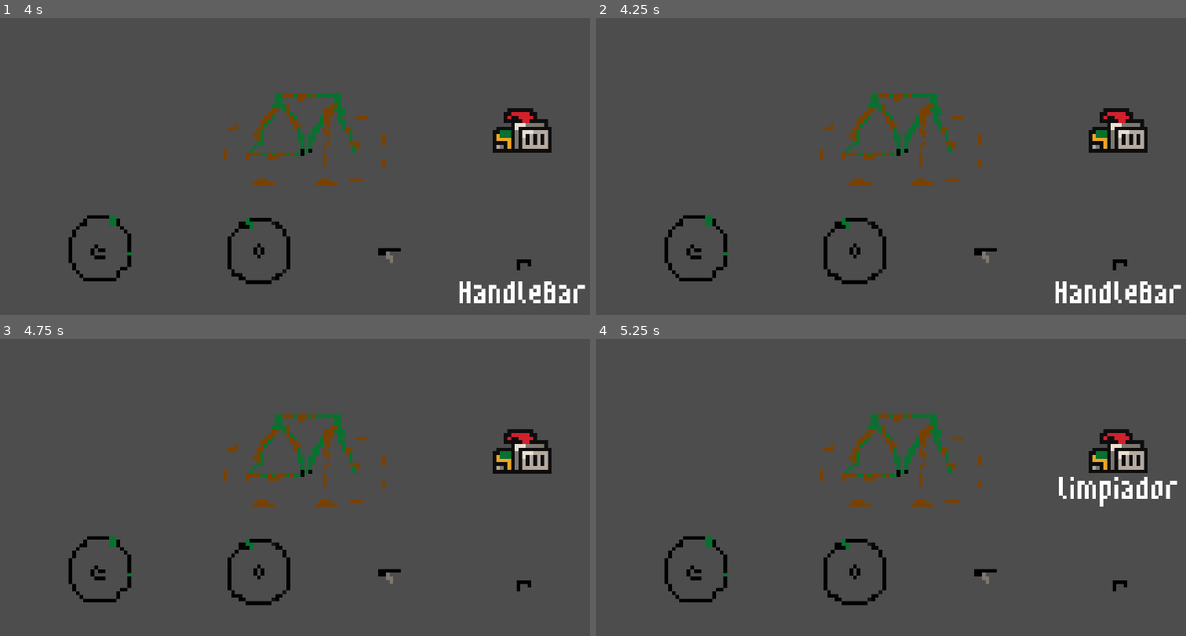
Above: before the commit, frames 1-4 (two rows, left to right).
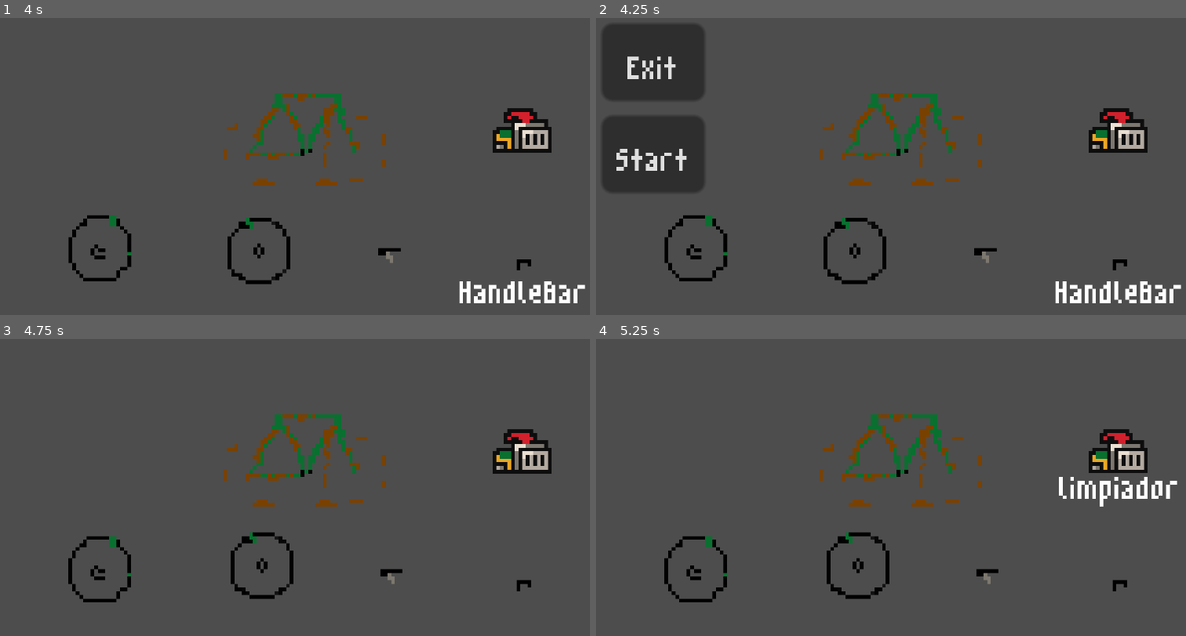
Above: after the commit, the same moments.

Repository: javierrcalvete/bikeShop
Game: Godot game, scene res://scenes/game.tscn
The game is run twice, just before and just after one commit, with the same random seed, the same clock (stepped at 60 frames per second) and the same inputs.
Inputs (mouse positions are in pixels of both pictures, inside the frame that each line leads up to):
- Up to frame 1 (4 s): tap Enter at 0.5, 2, 3.5 s; move the mouse to (306, 142) at 0.52 s; click (306, 142) at 0.6 s; tap Space at 1.25, 2.75 s; move the mouse to (259, 243) at 1.27 s; click (259, 243) at 1.35 s; move the mouse to (389, 255) at 2.02 s; click (389, 255) at 2.1 s; move the mouse to (100, 249) at 2.77 s; click (100, 249) at 2.85 s; move the mouse to (525, 261) at 3.52 s; click (525, 261) at 3.6 s
- Up to frame 2 (4.25 s): tap Escape (ui_cancel) at 4.15 s
- Up to frame 3 (4.75 s): click (59, 475) at 4.25 s, where only the run after the commit has a clickable "Start"
- Up to frame 4 (5.25 s): tap Space at 5 s; move the mouse to (1121, 454) at 5.02 s; click (1121, 454) at 5.1 s

Frame 1 is identical in both runs. In frame 2, 8.7% of the frame differs, in the area x 1-19%, y 2-59%; in frame 3, 1.0%; in frame 4, 1.0%.

Commit message:
adde menu buttons/functionalioty

Diff:
--- a/project.godot
+++ b/project.godot
@@ -27,6 +27,11 @@
 "events": [Object(InputEventMouseButton,"resource_local_to_scene":false,"resource_name":"","device":-1,"window_id":0,"a …(253 unchanged characters)…
 ]
 }
+esc={
+"deadzone": 0.5,
+"events": [Object(InputEventKey,"resource_local_to_scene":false,"resource_name":"","device":0,"window_id":0,"alt_pressed":false,"shift_pressed":false,"ctrl_pressed":false,"meta_pressed":false,"pressed":false,"keycode":0,"physical_keycode":4194305,"key_label":0,"unicode":0,"echo":false,"script":null)
+]
+}
 
 [rendering]
 
--- a/scenes/game.tscn
+++ b/scenes/game.tscn
@@ -9,6 +9,7 @@
 [ext_resource type="PackedScene" uid="uid://thgdbl2vee32" path="res://scenes/wheel_front.tscn" id="6_nioxd"]
 [ext_resource type="PackedScene" uid="uid://bfx0sv6gnd8gi" path="res://scenes/wheel_back.tscn" id="7_law5b"]
 [ext_resource type="PackedScene" uid="uid://1yf4shhohi5e" path="res://scenes/handlebar.tscn" id="8_adx2t"]
+[ext_resource type="PackedScene" uid="uid://csh7fkpmwk1x5" path="res://scenes/menu.tscn" id="10_542sw"]
 
 [node name="Game" type="Node2D"]
 
@@ -23,6 +24,12 @@
 offset_bottom = -17.0
 theme_override_fonts/font = ExtResource("2_rifxf")
 theme_override_font_sizes/font_size = 16
+
+[node name="Menu" parent="GameManager" instance=ExtResource("10_542sw")]
+offset_left = -83.0
+offset_top = -32.0
+offset_right = -83.0
+offset_bottom = -32.0
 
 [node name="Camera2D" type="Camera2D" parent="."]
 zoom = Vector2(11.3, 11.3)
--- /dev/null
+++ b/scenes/menu.tscn
@@ -0,0 +1,37 @@
+[gd_scene load_steps=3 format=3 uid="uid://csh7fkpmwk1x5"]
+
+[ext_resource type="Script" path="res://scripts/Menu.gd" id="1_j5lqq"]
+[ext_resource type="FontFile" uid="uid://c70hnm5dg2vpn" path="res://assets/m3x6.ttf" id="2_5so1w"]
+
+[node name="Menu" type="Control"]
+layout_mode = 3
+anchors_preset = 15
+anchor_right = 1.0
+anchor_bottom = 1.0
+grow_horizontal = 2
+grow_vertical = 2
+script = ExtResource("1_j5lqq")
+
+[node name="MarginContainer" type="MarginContainer" parent="."]
+layout_mode = 0
+offset_right = 28.0
+offset_bottom = 46.0
+
+[node name="VBoxContainer" type="VBoxContainer" parent="MarginContainer"]
+layout_mode = 2
+
+[node name="Exit" type="Button" parent="MarginContainer/VBoxContainer"]
+layout_mode = 2
+theme_override_fonts/font = ExtResource("2_5so1w")
+theme_override_font_sizes/font_size = 16
+text = "Exit"
+
+[node name="Start" type="Button" parent="MarginContainer/VBoxContainer"]
+layout_mode = 2
+theme_override_fonts/font = ExtResource("2_5so1w")
+theme_override_font_sizes/font_size = 16
+text = "Start"
+
+[connection signal="gui_input" from="." to="." method="_on_gui_input"]
+[connection signal="pressed" from="MarginContainer/VBoxContainer/Exit" to="." method="_on_exit_pressed"]
+[connection signal="pressed" from="MarginContainer/VBoxContainer/Start" to="." method="_on_start_pressed"]
--- a/scripts/GameManager.gd
+++ b/scripts/GameManager.gd
@@ -1,12 +1,21 @@
 extends Node
 
-@onready var score_label = $ScoreLabel
-@onready var habldeBarNode=$"../BikeParts/Handlebar"
+@onready var score_label : Label = $ScoreLabel
+@onready var habldeBarNode : Node2D = $"../BikeParts/Handlebar"
+@onready var menu : Control = $Menu
+
+# toggle menu with escape
+func _input(event: InputEvent):
+	if (event.is_action_pressed("ui_cancel")):
+		var menu_visible : bool = menu.visible
+		menu.visible = !menu_visible
+
+
 var name_bikePart_grabbed
 #@onready var mud = $Mud
 # var for check if mouse is grabbing something
-var is_mouse_busy = false
-var score = 0
+var is_mouse_busy : bool = false
+var score : int = 0
 var clicks_mud = 0
 
 
--- /dev/null
+++ b/scripts/Menu.gd
@@ -0,0 +1,15 @@
+extends Control
+
+
+func _ready():
+	self.hide()
+
+
+
+
+func _on_exit_pressed() -> void:
+	get_tree().quit()
+
+
+func _on_start_pressed() -> void:
+	get_tree().change_scene_to_file("res://scenes/game.tscn")
Not shown: 1 places in scenes/game.tscn that only renumber resources
